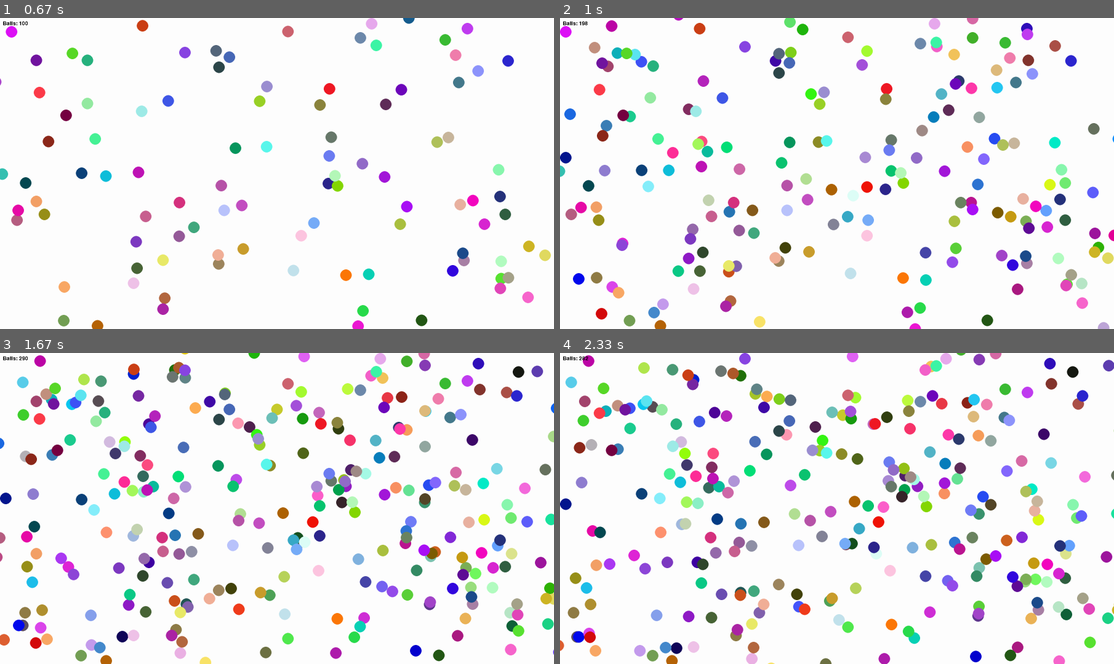
Above: before the commit, frames 1-4 (two rows, left to right).
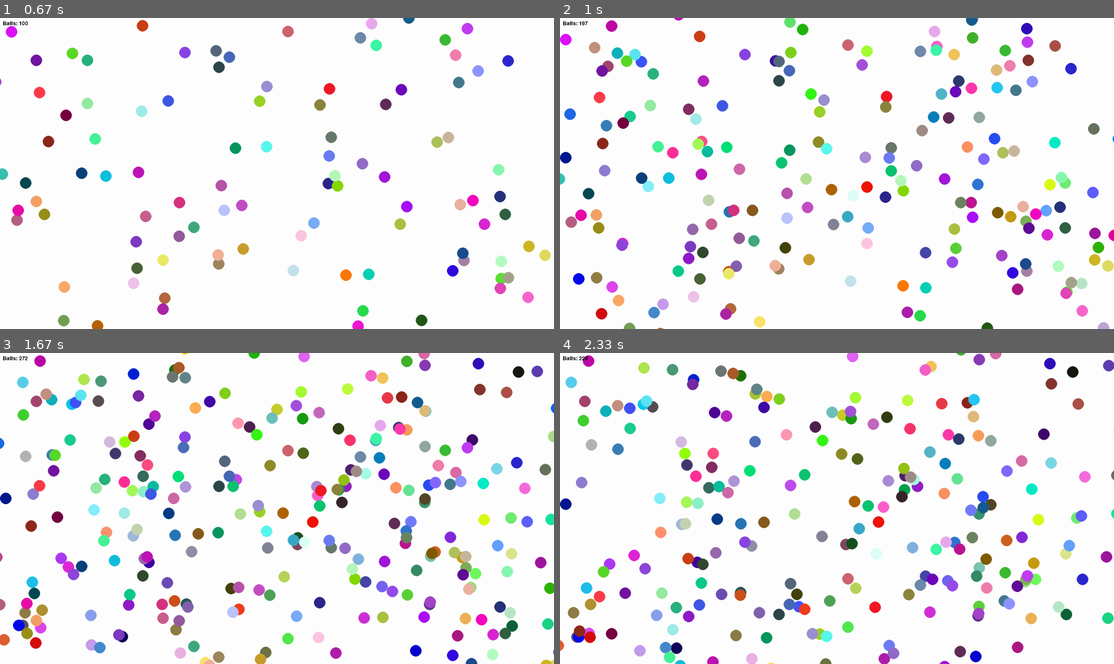
Above: after the commit, the same moments.

Repository: FilipHojgaard/Small_Projects
Game: pygame game, started from pygame_testing/vector_test.py
Same seed, same stepped clock (60 frames per second), same inputs: the game is played once before the commit and once after it.
Inputs (mouse positions are in pixels of both pictures, inside the frame that each line leads up to):
- Up to frame 1 (0.67 s): tap Space at 0.33 s
- Up to frame 2 (1 s): hold G from 0.67 s (still down); tap Space at 0.73 s
- Up to frame 3 (1.67 s): tap Space at 1.03 s; release G at 1.13 s; press the mouse at (66, 408) at 1.2 s; move the mouse to (204, 449) at 1.3 s; release the mouse at (343, 486) at 1.43 s; press the mouse at (66, 408) at 1.53 s; move the mouse to (149, 514) at 1.63 s
- Up to frame 4 (2.33 s): release the mouse at (787, 617) at 1.77 s; press the mouse at (626, 408) at 1.87 s; move the mouse to (692, 402) at 1.97 s; release the mouse at (759, 393) at 2.1 s; press the mouse at (626, 408) at 2.2 s; move the mouse to (720, 421) at 2.3 s

Frame 1 is identical in both runs. In frame 2, 9.3% of the frame differs, in the area x 0-100%, y 0-100%; in frame 3, 10%; in frame 4, 7.9%.

Commit message:
Added gravity toggle button 'G'.

Diff:
--- a/pygame_testing/vector_test.py
+++ b/pygame_testing/vector_test.py
@@ -25,6 +25,8 @@
     size = 20
     pos = Vector2(200,200)
     vel = Vector2(0,0)
+    gravity = 0
+    gravity_reference = 0.5
     Rcolor = 0
     Gcolor = 0
     Bcolor = 0
@@ -47,10 +49,17 @@
         if (self.pos[0] < 0-self.size) or (self.pos[0] > RESOLUTION[0]+self.size) or (self.pos[1]) < 0-self.size or (self.pos[1] > RESOLUTION[1]+self.size):
             return True
 
+    def toggleGravity(self):
+        if self.gravity == 0:
+            self.gravity = self.gravity_reference
+        else:
+            self.gravity = 0
+
     def random_speed(self):
         self.vel = Vector2(random.randint(-2,2), random.randint(-2,2))
 
     def update(self):
+        self.vel[1] += self.gravity
         self.pos += self.vel
 
 balls = []
@@ -64,27 +73,25 @@
 
         elif event.type == MOUSEBUTTONUP:
             if event.button == 1:
-                print(f"Museklik på {event.pos}")
                 balls.append(Ball(event.pos))
             if event.button == 3:
                 for i in range(0, len(balls)):
                     if(Vector2(event.pos).distance_to(balls[i].pos) <= balls[i].size):
-                        print("COLLISION DETECTED")
                         balls[i].random_speed()
 
         elif event.type == KEYDOWN:
             if event.key == K_SPACE:
-                print("Space trykket")
                 for i in range(0,100):
                     balls.append(Ball(Vector2(random.randint(0,RESOLUTION[0]), random.randint(0,RESOLUTION[1]))))
-            if event.key == K_n:
-                print(f"Number of balls: {len(balls)}")
             if event.key == K_ESCAPE:
                 pygame.quit()
                 sys.exit()
             if event.key == K_r:
-                print("RESET")
                 del balls[:]
+            if event.key == K_g:
+                for i in range(0, len(balls)):
+                    balls[i].toggleGravity()
+
 
 
 
